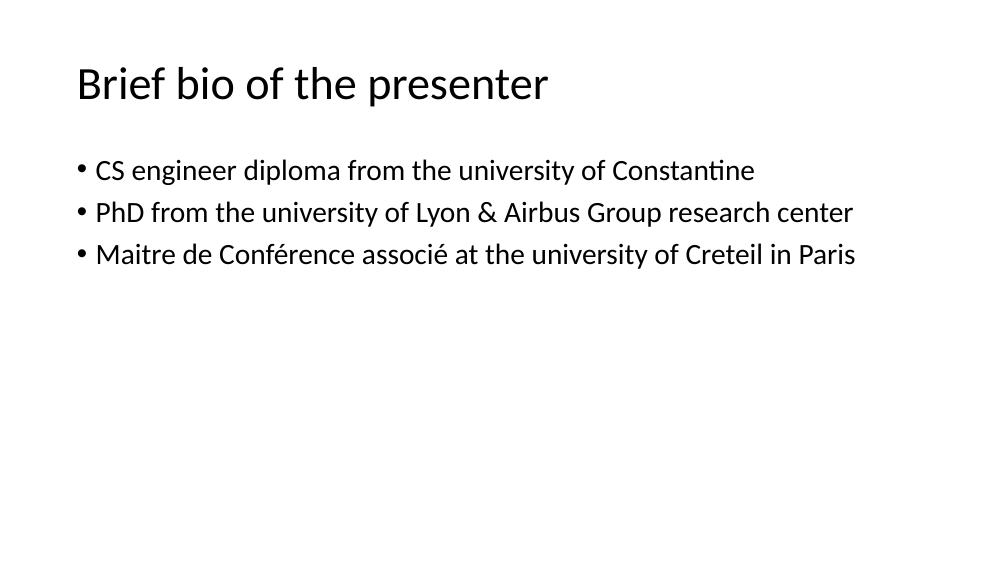
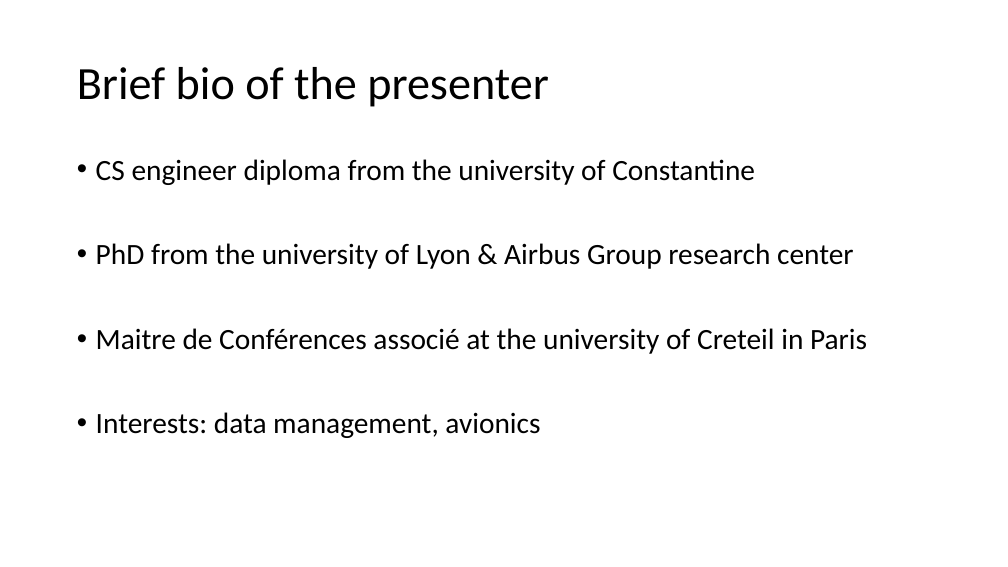
Before and after one commit to enercom25/sem3_24, a slide deck: slide 2 of CEPSem2024.pptx. Drawn at 1008x567 pixels with LibreOffice and Linux fonts; fonts in the diff are those of the drawing. Boxes give left, top, right and bottom in pixels: in the first picture for what was removed or moved away, otherwise in the second. Text is boxed around its words. In the diff, an @@ line names an element or a change of style, - is before the commit and + after.

```diff
--- a/CEPSem2024.pptx
+++ b/CEPSem2024.pptx
@@ text at (96, 328, 867, 438): text changed @@
-• Maitre de Conférence associé at the university of Creteil in Paris
+• Maitre de Conférences associé at the university of Creteil in Paris
+• Interests: data management, avionics
```
Also in this commit, not shown: 3 other slides changed, 11 slides added.
